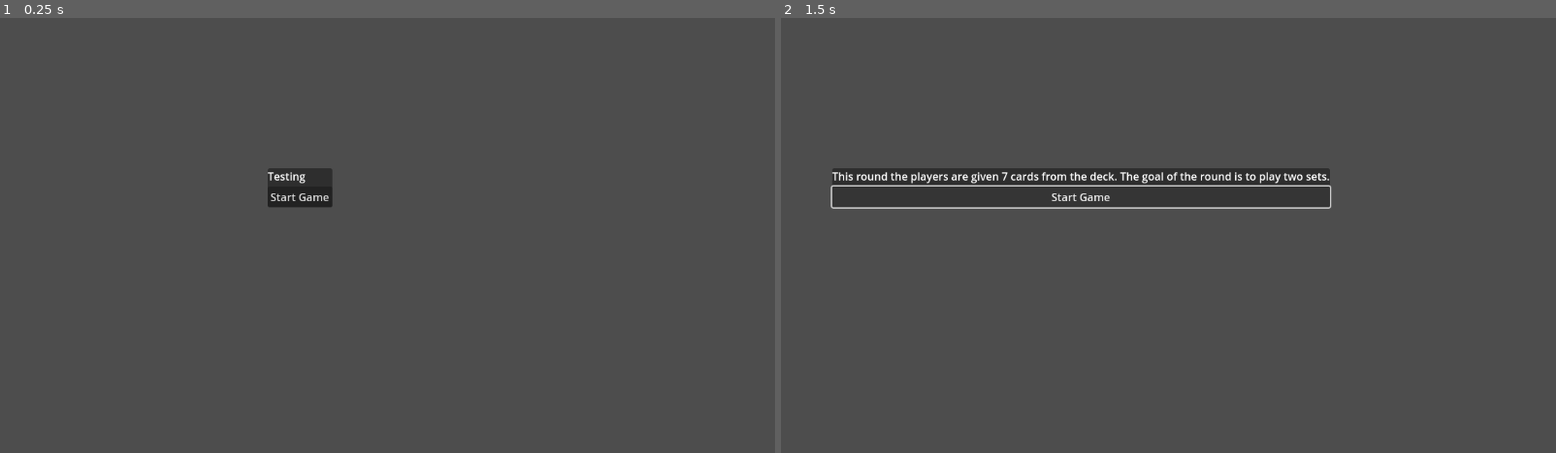
Above: before the commit, frames 1-2 (left to right).
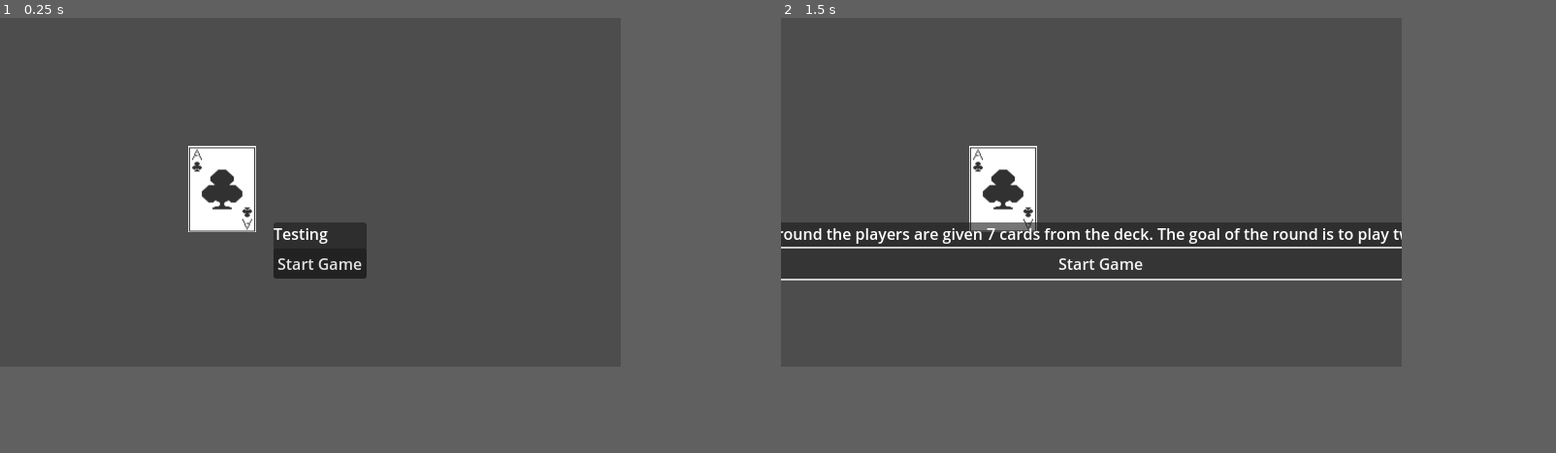
Above: after the commit, the same moments.

Repository: davidzywiec/hot_rum_godot
Game: Godot game, scene res://Scenes/main.tscn
Same seed, same stepped clock (60 frames per second), same inputs: the game is played once before the commit and once after it.
Inputs:
- Up to frame 1 (0.25 s): no input
- Up to frame 2 (1.5 s): click "Start Game" at 0.5 s; click "Start Game" at 1.25 s
The window is 799x449 before the commit and 640x360 after it. Grey fills any space a smaller window leaves; there, only what the larger window draws over its background counts as a difference.

The runs differ from the first frame. In frame 1, 3.9% of the frame differs, in the area x 24-48%, y 29-60%; in frame 2, 8.9%, in the area x 0-81%, y 29-61%.
Error after the commit: Invalid assignment of property or key 'texture' with value of type 'String' on a base object of type 'Sprite2D (card_sprite_controller.gd)'. (res://Scenes/Play…

Commit message:
Updated with new assets for cards.

Diff:
--- a/Classes/card.gd
+++ b/Classes/card.gd
@@ -4,6 +4,7 @@
 
 var number : int
 var suit : Suit
+
 
 func _init(number : int, suit : Suit):
 	self.number = number
--- /dev/null
+++ b/Scenes/Card/card.tscn
@@ -0,0 +1,6 @@
+[gd_scene load_steps=2 format=3 uid="uid://tdwxkqtswnnj"]
+
+[ext_resource type="Script" path="res://Scenes/Card/card_sprite_controller.gd" id="1_7rjjv"]
+
+[node name="Card2D" type="Sprite2D"]
+script = ExtResource("1_7rjjv")
--- /dev/null
+++ b/Scenes/Card/card_sprite_controller.gd
@@ -0,0 +1 @@
+extends Sprite2D
--- a/Scenes/Player/player.gd
+++ b/Scenes/Player/player.gd
@@ -1,6 +1,7 @@
 extends Node
 
 var hand : Hand = null
+var card_scene : PackedScene = preload("res://Scenes/Card/card.tscn")
 
 # Called when the node enters the scene tree for the first time.
 func _ready():
@@ -12,6 +13,6 @@
 	pass
 
 func print_hand():
-	print(self.name)
 	for card in hand.card_array:
-		print(card)
+		var card_node = card_scene.instantiate() as Sprite2D
+		card_node.texture = "res://Card Assets/1C.png"
--- a/Scenes/Player/player.tscn
+++ b/Scenes/Player/player.tscn
@@ -1,6 +1,12 @@
-[gd_scene load_steps=2 format=3 uid="uid://b7sg6lhng64lp"]
+[gd_scene load_steps=3 format=3 uid="uid://b7sg6lhng64lp"]
 
 [ext_resource type="Script" path="res://Scenes/Player/player.gd" id="1_sf5t6"]
+[ext_resource type="Texture2D" uid="uid://br2scotpxomsl" path="res://Card Assets/1C.png" id="2_74r74"]
 
-[node name="Player" type="Node" groups=["Player"]]
+[node name="Player" type="Node2D" groups=["Player"]]
 script = ExtResource("1_sf5t6")
+
+[node name="Sprite2D" type="Sprite2D" parent="."]
+position = Vector2(7.62939e-06, -1)
+scale = Vector2(1.101, 1)
+texture = ExtResource("2_74r74")
--- a/Scenes/main.tscn
+++ b/Scenes/main.tscn
@@ -6,19 +6,16 @@
 
 [node name="Main" type="Node2D"]
 
-[node name="UIController" parent="." instance=ExtResource("3_dbdis")]
-offset_left = 446.0
-offset_top = 253.0
-offset_right = 446.0
-offset_bottom = 253.0
-size_flags_horizontal = 4
-
 [node name="GameController" parent="." instance=ExtResource("1_5j83b")]
 
 [node name="Player" parent="." instance=ExtResource("2_4cx05")]
+position = Vector2(-91, -2)
 
-[node name="Player2" parent="." instance=ExtResource("2_4cx05")]
+[node name="UIController" parent="." instance=ExtResource("3_dbdis")]
+offset_left = 10.0
+offset_top = 60.0
+offset_right = 10.0
+offset_bottom = 60.0
+size_flags_horizontal = 4
 
-[node name="Player3" parent="." instance=ExtResource("2_4cx05")]
-
-[node name="Player4" parent="." instance=ExtResource("2_4cx05")]
+[node name="Camera2D" type="Camera2D" parent="."]
--- a/project.godot
+++ b/project.godot
@@ -17,7 +17,11 @@
 
 [display]
 
+window/size/viewport_width=640
+window/size/viewport_height=360
 window/size/initial_position_type=2
+window/stretch/mode="viewport"
+window/dpi/allow_hidpi=false
 
 [rendering]
 
Binary file added: Card Assets/10C.png
Not shown, added: Card Assets/10C.png.import
Binary file added: Card Assets/10D.png
Not shown, added: Card Assets/10D.png.import
Binary file added: Card Assets/10H.png
Not shown, added: Card Assets/10H.png.import
Binary file added: Card Assets/10S.png
Not shown, added: Card Assets/10S.png.import
Binary file added: Card Assets/11C.png
Not shown, added: Card Assets/11C.png.import
Binary file added: Card Assets/11D.png
Not shown, added: Card Assets/11D.png.import
(and 147 more such lines)
